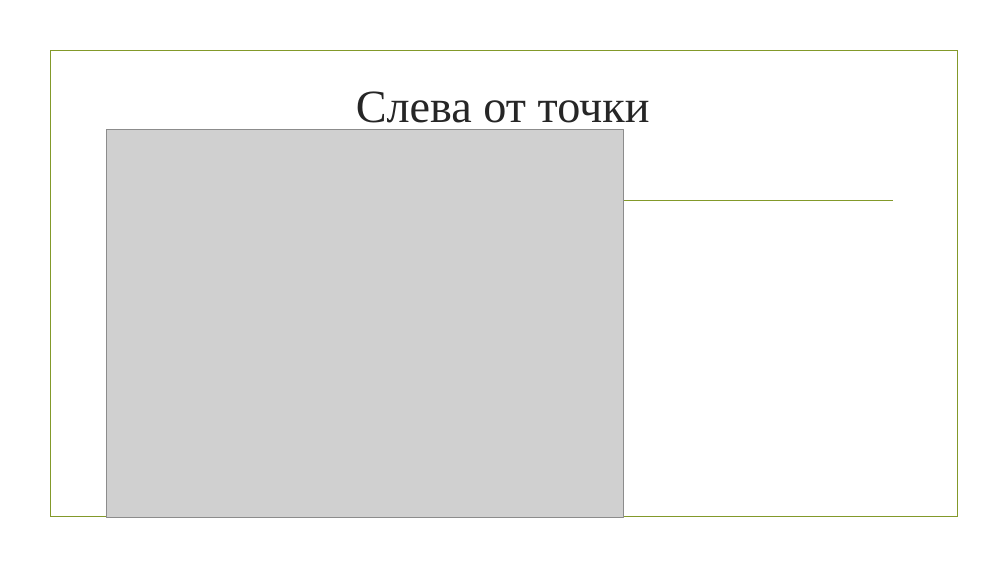
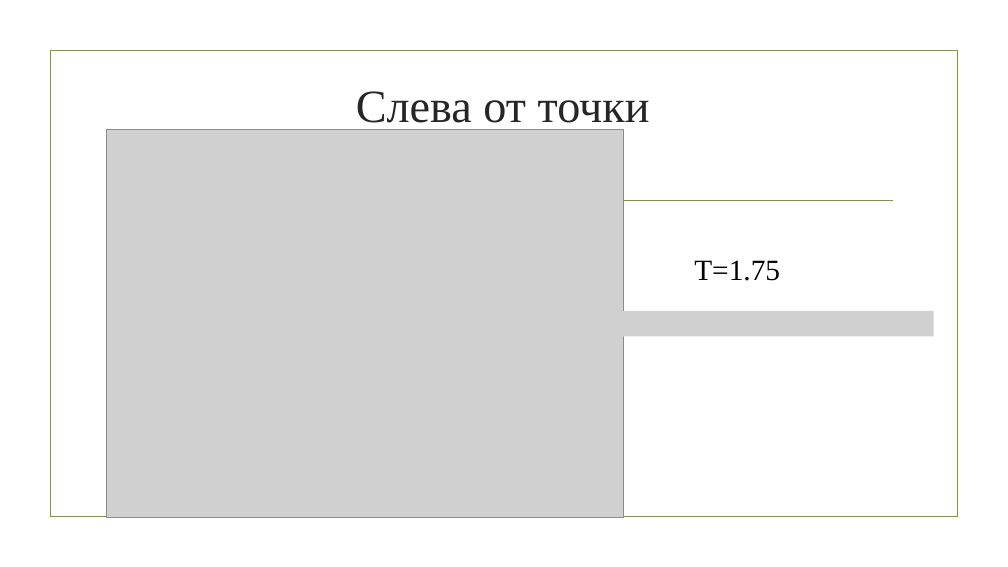
Before and after one commit to dercell/grid, a slide deck: slide 4 of МКР/МКР_през.pptx. Drawn at 1008x567 pixels with LibreOffice and Linux fonts; fonts in the diff are those of the drawing; grey boxes stand for pictures; background and template pictures are left out. Boxes give left, top, right and bottom in pixels: in the first picture for what was removed or moved away, otherwise in the second. Text is boxed around its words. In the diff, an @@ line names an element or a change of style, - is before the commit and + after.

```diff
--- a/МКР/МКР_през.pptx
+++ b/МКР/МКР_през.pptx
@@ text added at [694,260,780,281], 28 pt, text #000000 @@
+T=1.75
@@ picture added at [590,311,934,337] @@
```
Also in this commit, not shown: 2 other slides changed.
